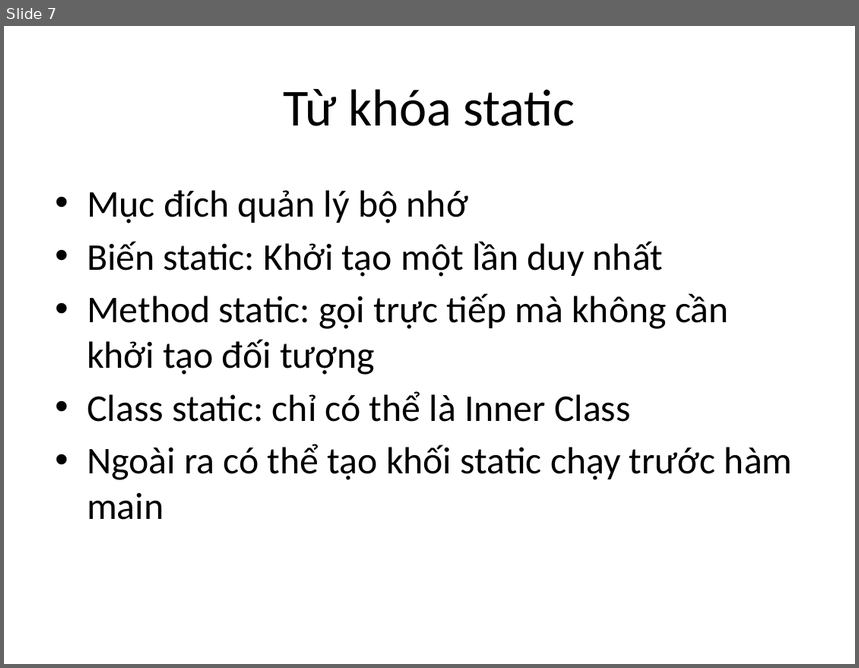
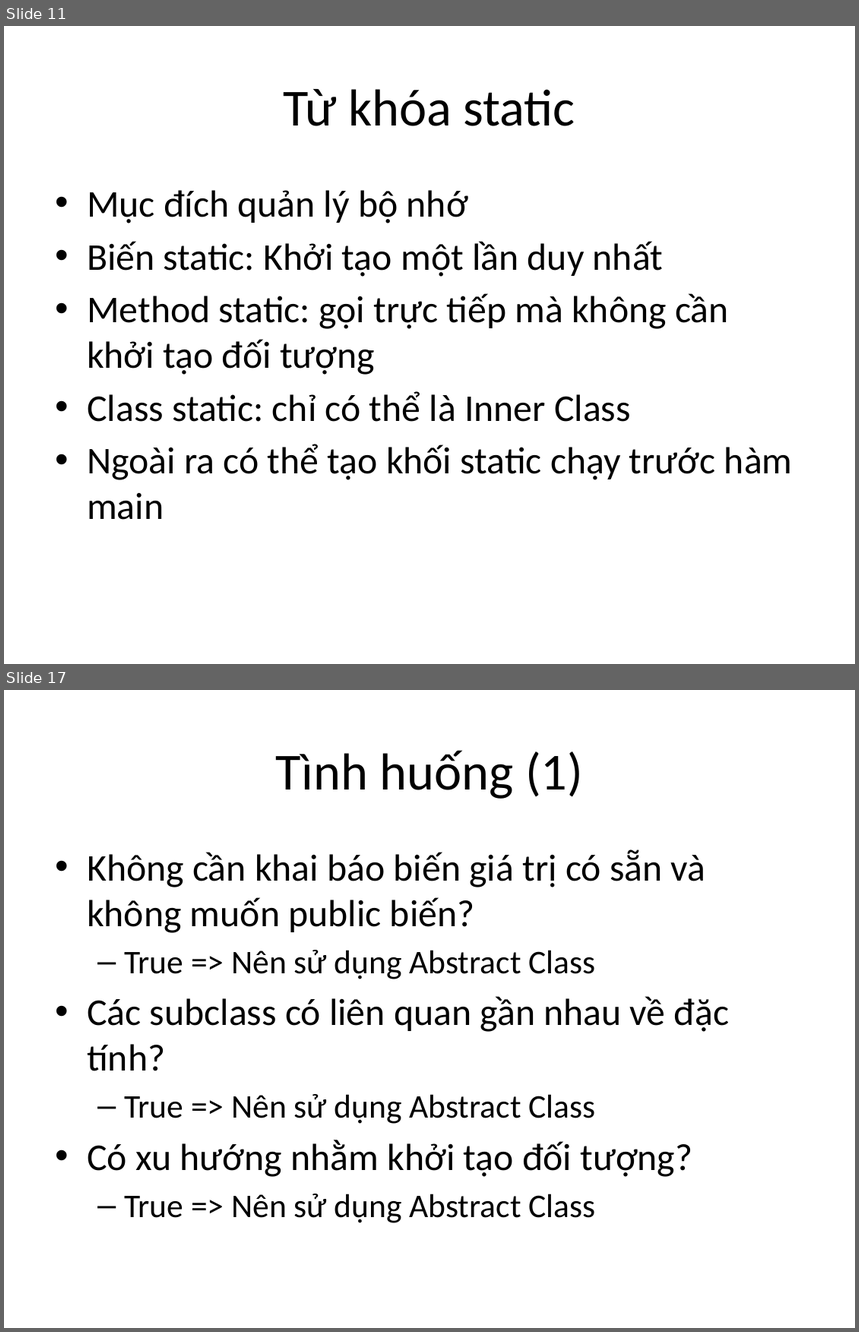
Before and after one commit to phithanh97cs/T3H, a slide deck: 5. Other/Free/Abstract and Interface.pptx. Shown one above the other, each under a label of ours: slide 7 before the commit, slides 11 and 17 after it; the slides between them are not shown. The pictures are 859x668 and 859x1332 pixels, drawn with LibreOffice and Linux fonts; fonts in the diff are those of the drawing. Boxes give left, top, right and bottom in pixels: in the first picture for what was removed or moved away, otherwise in the second. Text is boxed around its words. In the diff, an @@ line names an element or a change of style, - is before the commit and + after.

```diff
--- a/5. Other/Free/Abstract and Interface.pptx
+++ b/5. Other/Free/Abstract and Interface.pptx
@@ slide 17 added at [4, 690, 855, 1328], background #FFFFFF @@
@@ title added at [275, 750, 583, 799], 44 pt, text #000000 @@
+Tình huống (1)
@@ text added at [87, 850, 729, 1224], 32 pt, text #000000 @@
+• Không cần khai báo biến giá trị có sẵn và không muốn public biến?
+  – True => Nên sử dụng Abstract Class
+• Các subclass có liên quan gần nhau về đặc tính?
+  – True => Nên sử dụng Abstract Class
+• Có xu hướng nhằm khởi tạo đối tượng?
+  – True => Nên sử dụng Abstract Class
@@ what was slide 7 is now slide 11 @@
```
Also in this commit, not shown: 1 slide changed, 12 other slides added, 12 slides removed, 10 other files.
